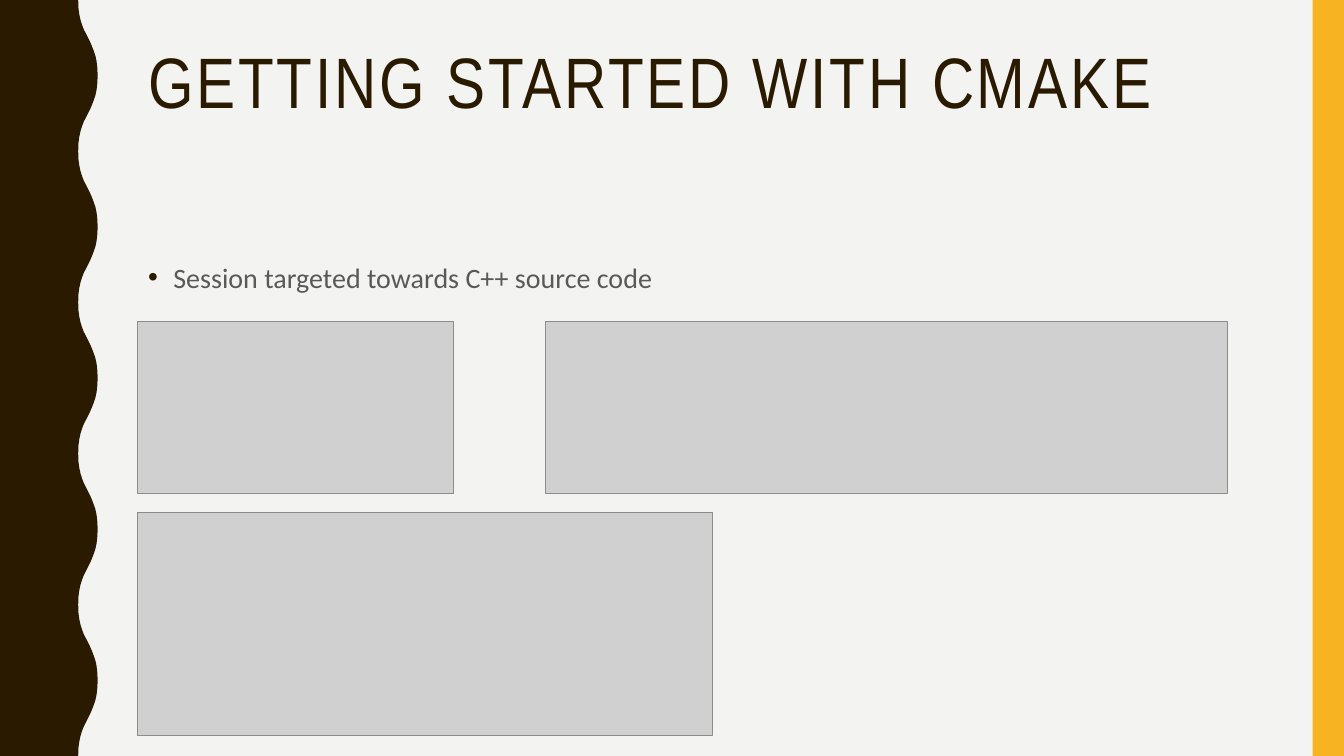
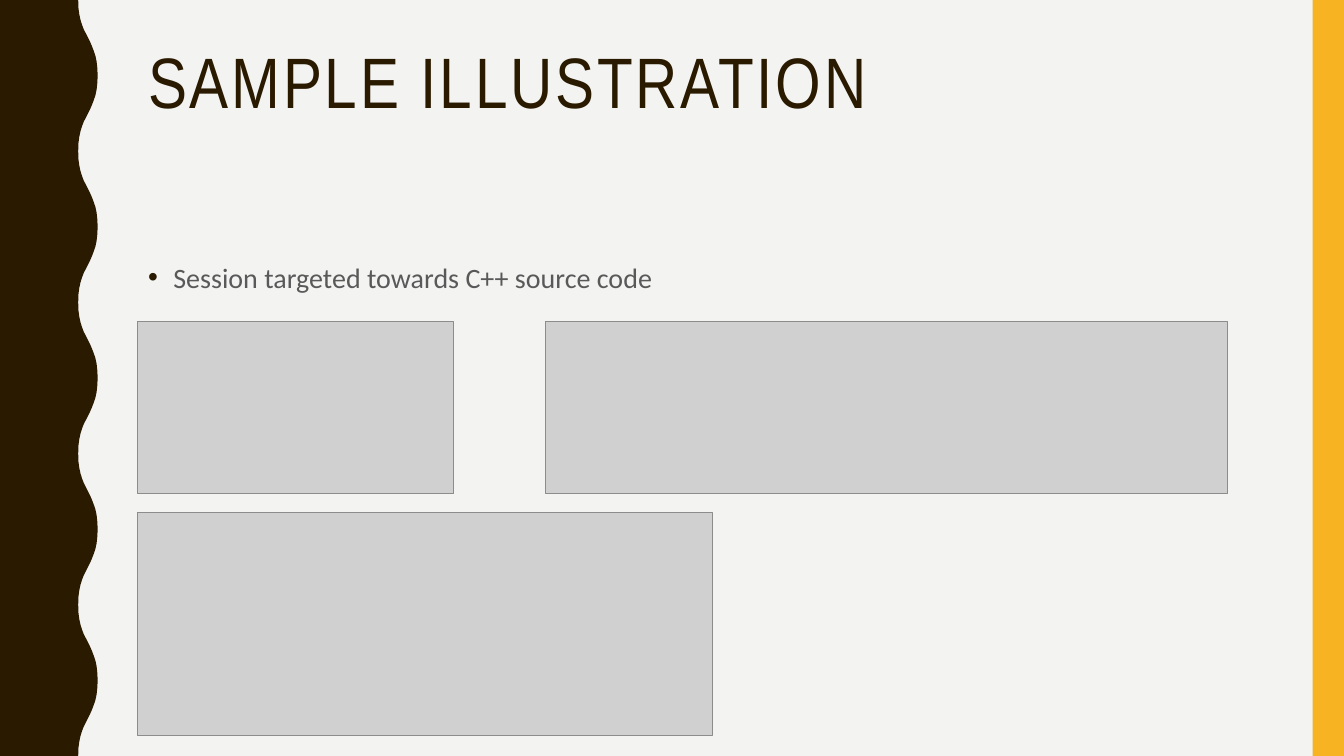
Before and after one commit to VSPhaneendraPaluri/cmakeforneophytes, a slide deck: slide 11 of slide-deck/learn-cmake.pptx. Drawn at 1344x756 pixels with LibreOffice and Linux fonts; fonts in the diff are those of the drawing; grey boxes stand for pictures. Boxes give left, top, right and bottom in pixels: in the first picture for what was removed or moved away, otherwise in the second. Text is boxed around its words. In the diff, an @@ line names an element or a change of style, - is before the commit and + after.

```diff
--- a/slide-deck/learn-cmake.pptx
+++ b/slide-deck/learn-cmake.pptx
@@ title at box(148, 58, 866, 109): text changed @@
-GETTING STARTED WITH CMAKE
+SAMPLE ILLUSTRATION
```
Also in this commit, not shown: 10 other slides changed, 1 other file.
